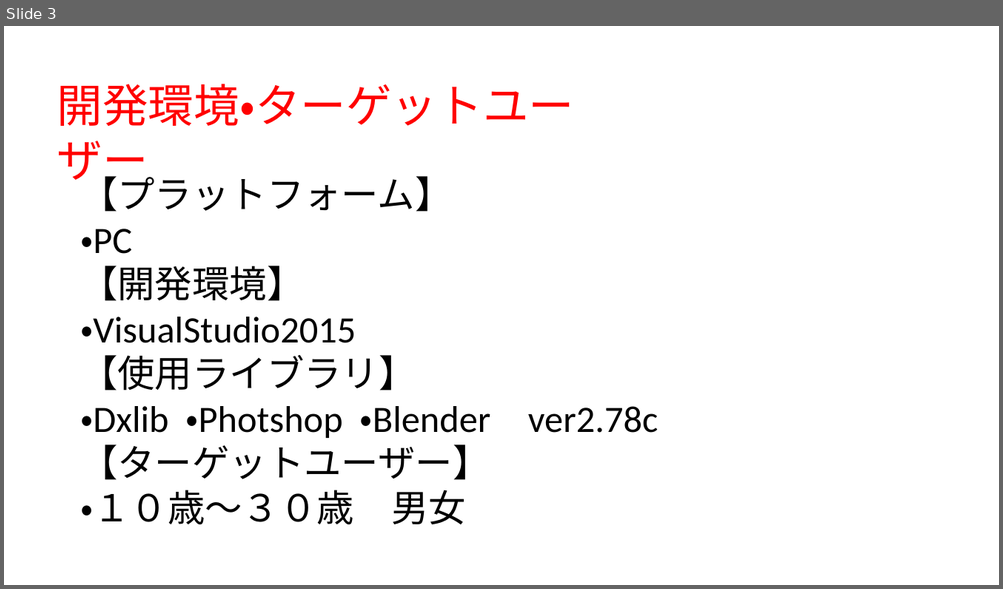
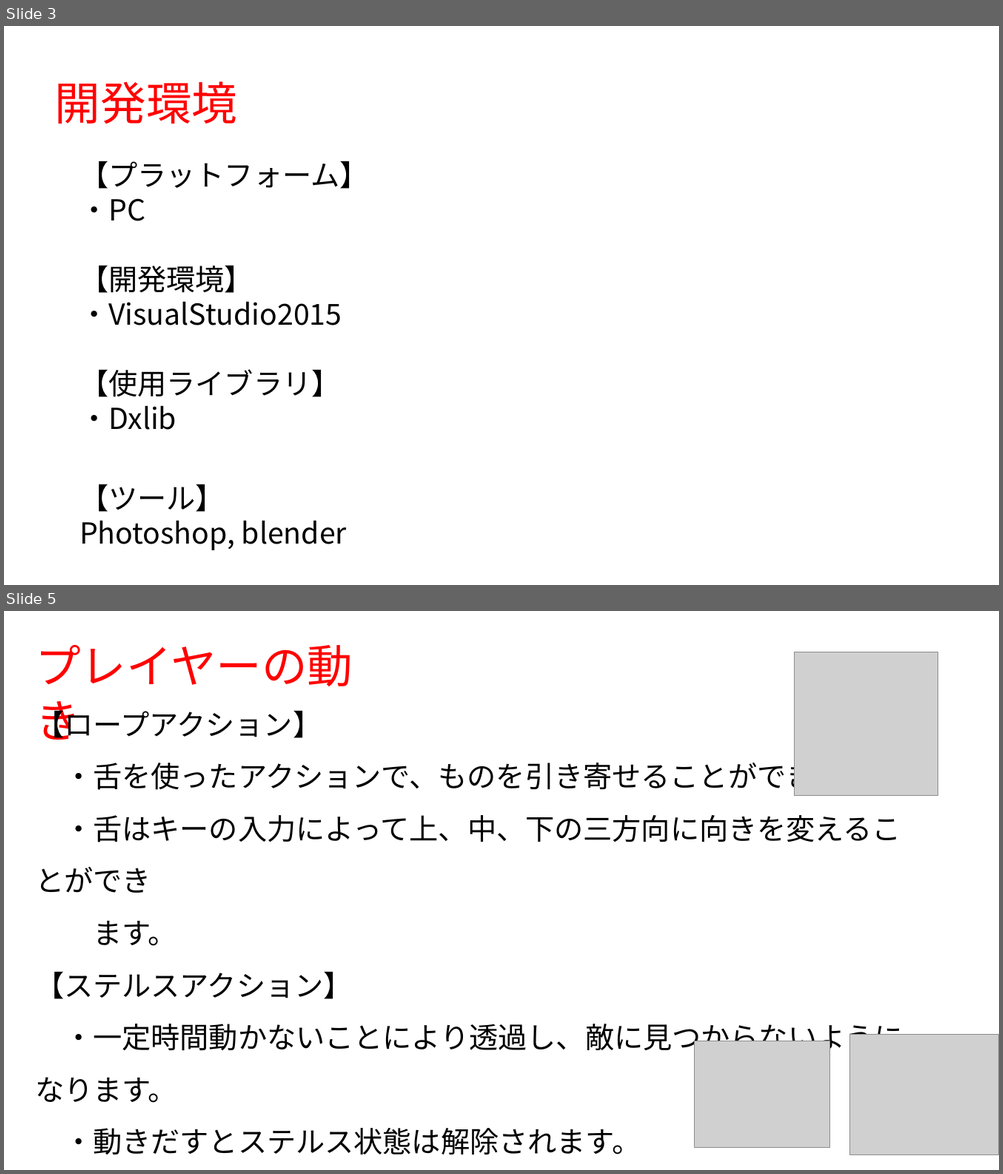
Before and after one commit to 1601323/Gameproject, a slide deck: ヴィリレオン.pptx. Shown one above the other, each under a label of ours: slide 3 before the commit, slides 3 and 5 after it; the slides between them are not shown. The pictures are 1003x589 and 1003x1174 pixels, drawn with LibreOffice and Linux fonts; fonts in the diff are those of the drawing; grey boxes stand for pictures. Boxes give left, top, right and bottom in pixels: in the first picture for what was removed or moved away, otherwise in the second. Text is boxed around its words. In the diff, an @@ line names an element or a change of style, - is before the commit and + after.

```diff
--- a/ヴィリレオン.pptx
+++ b/ヴィリレオン.pptx
@@ slide 5 added at bbox=[4, 611, 999, 1170], background #FFFFFF @@
@@ text added at bbox=[35, 645, 353, 740], 44 pt, text #FF0000 @@
+プレイヤーの動き
@@ picture added at bbox=[794, 652, 938, 796] @@
@@ text added at bbox=[35, 706, 903, 1155], 28 pt, text #000000 @@
+【ロープアクション】
+・舌を使ったアクションで、ものを引き寄せることができます。
+・舌はキーの入力によって上、中、下の三方向に向きを変えることができ
+ます。
+【ステルスアクション】
+・一定時間動かないことにより透過し、敵に見つからないようになります。
+・動きだすとステルス状態は解除されます。
+【その他アクション】
+・ジャンプや壁に張り付いて移動することができます。
@@ picture added at bbox=[694, 1042, 830, 1147] @@
@@ picture added at bbox=[849, 1035, 999, 1156] @@
@@ slide 3 changed as well @@
@@ text at bbox=[55, 82, 237, 124]: text changed; font Calibri to Noto Sans CJK JP @@
-開発環境・ターゲットユーザー
+開発環境
@@ text "【プラットフォーム】": place and size @@
-text "【プラットフォーム】" at bbox=[80, 170, 491, 525]
+text "【プラットフォーム】" at bbox=[79, 161, 368, 551]
@@ text at bbox=[79, 161, 368, 397]: size 36 to 28 pt, font Calibri to Noto Sans CJK JP in "【プラットフォーム】", "・PC", "【開発環境】", "・VisualStudio2015" and 1 more places @@
@@ text at bbox=[79, 406, 347, 551]: text changed; size 36 to 28 pt; font Calibri to Noto Sans CJK JP @@
-・Dxlib ・Photshop ・Blender ver2.78c
-【ターゲットユーザー】
-・１０歳～３０歳 男女
+・Dxlib
+【ツール】
+Photoshop, blender
```
Also in this commit, not shown: 3 other slides changed, 4 other slides added, 1 slide removed.
